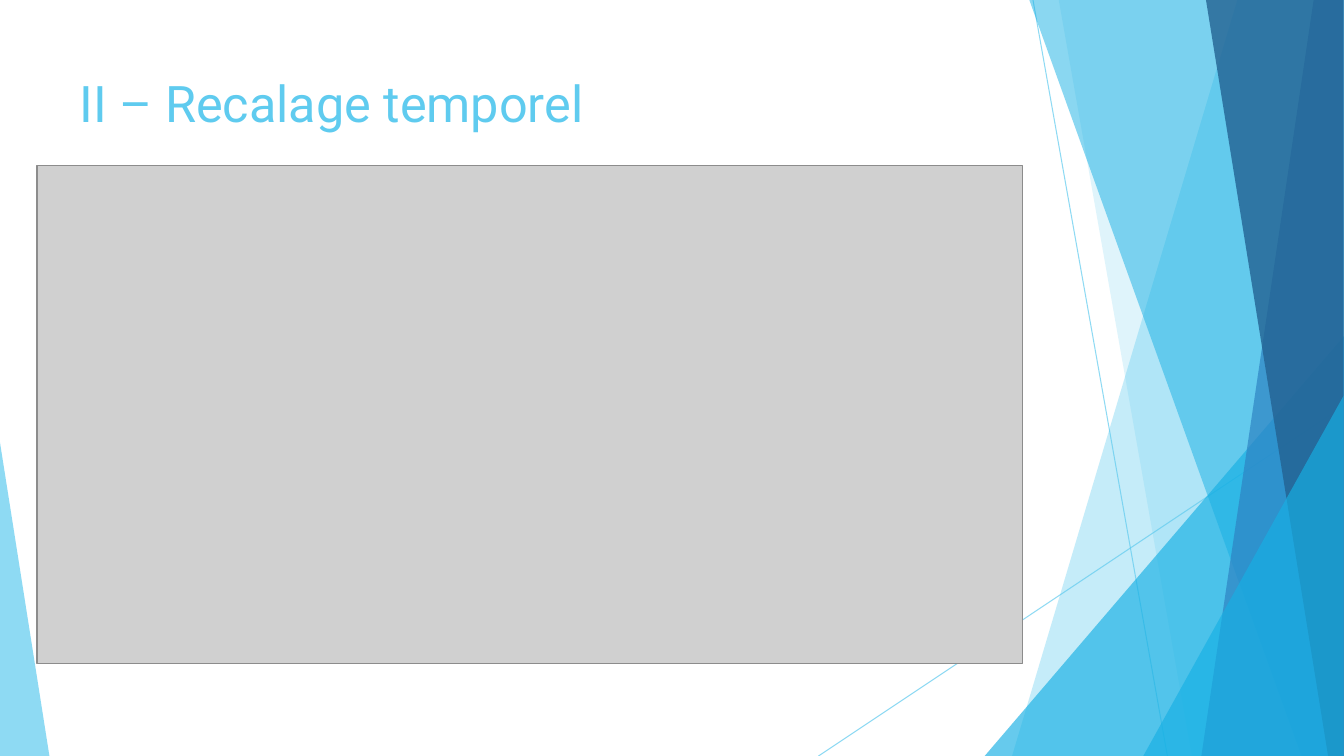
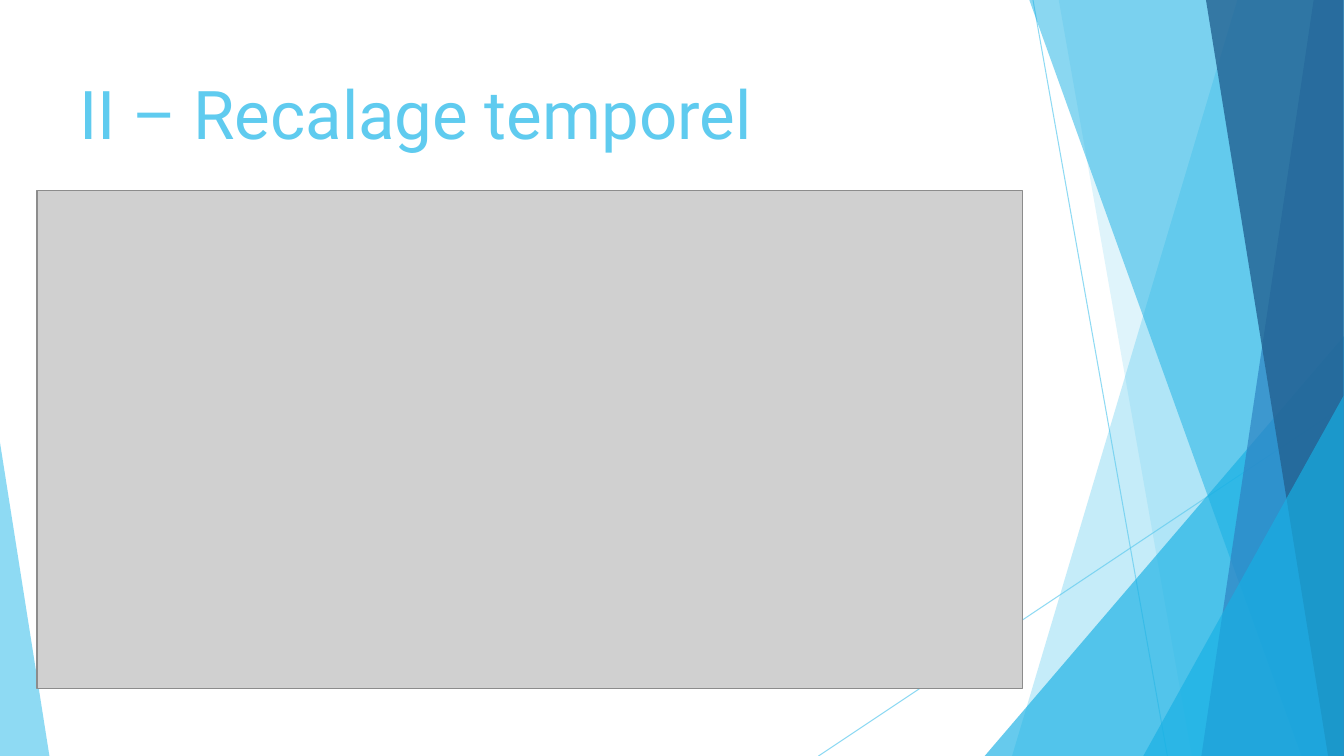
Before and after one commit to marc921/GesteIA, a slide deck: slide 7 of Présentation.pptx. Drawn at 1344x756 pixels with LibreOffice and Linux fonts; fonts in the diff are those of the drawing; grey boxes stand for pictures. Boxes give left, top, right and bottom in pixels: in the first picture for what was removed or moved away, otherwise in the second. Text is boxed around its words. In the diff, an @@ line names an element or a change of style, - is before the commit and + after.

```diff
--- a/Présentation.pptx
+++ b/Présentation.pptx
@@ title "II – Recalage temporel" at (80, 88, 752, 153): size 36 to 48 pt @@
@@ picture: place and size @@
-picture at (37, 165, 1022, 663)
+picture at (37, 191, 1022, 689)
```
Also in this commit, not shown: 11 other slides changed.
